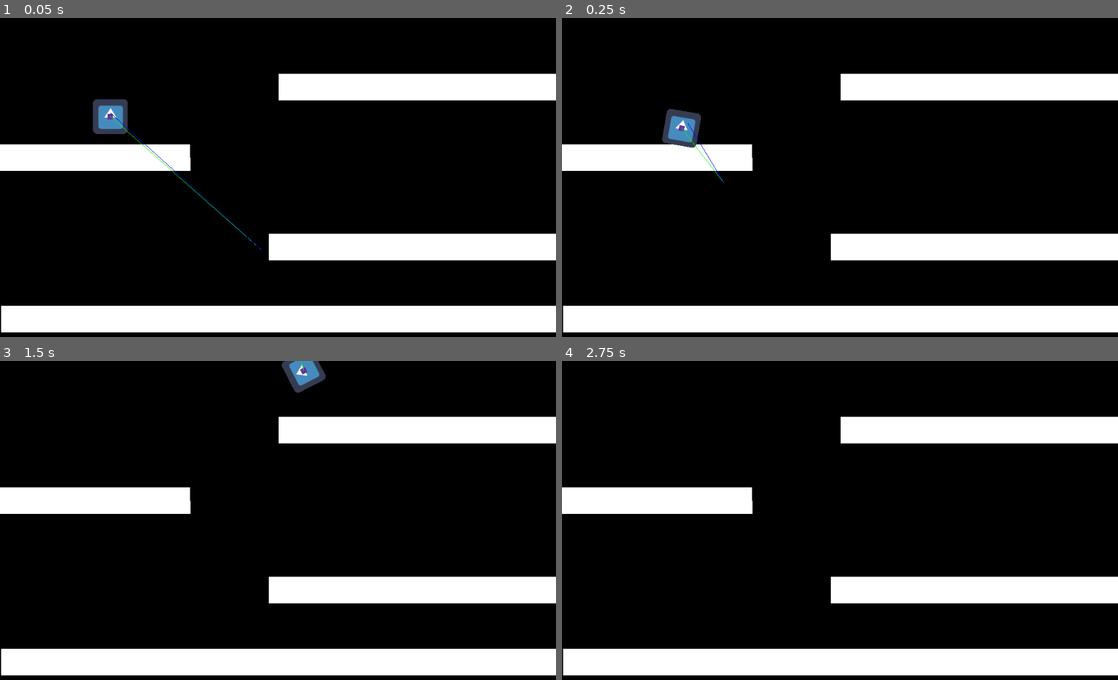
Above: before the commit, frames 1-4 (two rows, left to right).
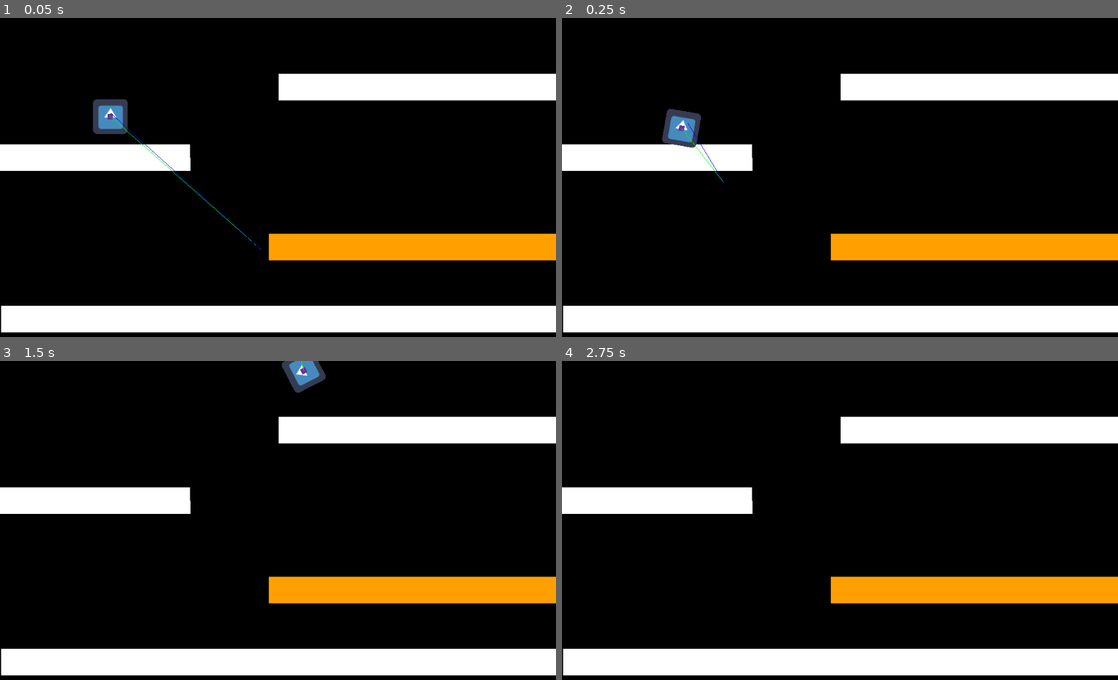
Above: after the commit, the same moments.

Repository: rtauziac/ggj23
Game: Godot game, scene res://root.tscn
Two runs of this game, one before a commit and one after it. Both use one fixed random seed, a clock stepped at 60 frames per second and the inputs below. The engine's default icon, where the game draws it, is replaced by a stand-in: a white triangle on a blue panel in a dark square.
Inputs (mouse positions are in pixels of both pictures, inside the frame that each line leads up to):
- Up to frame 1 (0.05 s): no input
- Up to frame 2 (0.25 s): no input
- Up to frame 3 (1.5 s): move the mouse to (400, 507) at 0.52 s; hold D (moveRight) from 0.53 s (still down); tap Z (jump) at 0.77 s; move the mouse to (166, 539) at 1.27 s
- Up to frame 4 (2.75 s): tap Z (jump) at 1.52 s; move the mouse to (895, 453) at 2.02 s; release D (moveRight) at 2.03 s; hold Q (moveLeft) from 2.03 s (still down)

The runs differ from the first frame. In frame 1, 4.4% of the frame differs, in the area x 48-100%, y 67-77%; in frame 2, 4.4%; in frame 3, 4.4%; in frame 4, 4.4%.

Commit message:
Add Trampoline platform

Diff:
--- a/PlayerCharracterRigidBody.gd
+++ b/PlayerCharracterRigidBody.gd
@@ -3,6 +3,9 @@
 
 export (float) var WALK_SPEED = 1000
 export (float) var JUMP_STRENGTH = 12000
+
+export (float) var TRAMPOLINE_STRENGTH = 5000
+export var collidersss = []
 
 
 # Called when the node enters the scene tree for the first time.
@@ -29,6 +32,10 @@
 	if Input.is_action_pressed("jump") and linear_velocity.y == 0:
 		velocity.y = -JUMP_STRENGTH
 
+#	Trampoline
+	collidersss = get_colliding_bodies()
+	if collidersss.size() > 0 && collidersss[0] is Trampoline:
+		velocity.y = -TRAMPOLINE_STRENGTH
 
 	#Forces applying
 	apply_central_impulse(velocity * delta)
--- a/root.tscn
+++ b/root.tscn
@@ -59,15 +59,17 @@
 
 [node name="CollisionShape2D" type="CollisionShape2D" parent="Trampoline"]
 shape = SubResource( 2 )
+one_way_collision = true
 
 [node name="Polygon2D" type="Polygon2D" parent="Trampoline/CollisionShape2D"]
+color = Color( 1, 0.631373, 0, 1 )
 polygon = PoolVector2Array( -512, -25, -512, 24, 513, 24, 512, -25 )
 
 [node name="Camera2D" type="Camera2D" parent="."]
 position = Vector2( 516, 302 )
 current = true
 
-[node name="RigidBody2D" type="RigidBody2D" parent="."]
+[node name="PlayerCharacter" type="RigidBody2D" parent="."]
 position = Vector2( 204, 182 )
 mass = 0.2
 contacts_reported = 4
@@ -80,12 +82,12 @@
 }
 WALK_SPEED = 150.0
 
-[node name="Sprite3" type="Sprite" parent="RigidBody2D"]
+[node name="Sprite3" type="Sprite" parent="PlayerCharacter"]
 texture = ExtResource( 3 )
 
-[node name="Bucket" parent="RigidBody2D" instance=ExtResource( 1 )]
+[node name="Bucket" parent="PlayerCharacter" instance=ExtResource( 1 )]
 
-[node name="CollisionShape2D" type="CollisionShape2D" parent="RigidBody2D"]
+[node name="CollisionShape2D" type="CollisionShape2D" parent="PlayerCharacter"]
 shape = SubResource( 3 )
 
 [node name="Sprite" parent="." instance=ExtResource( 5 )]
